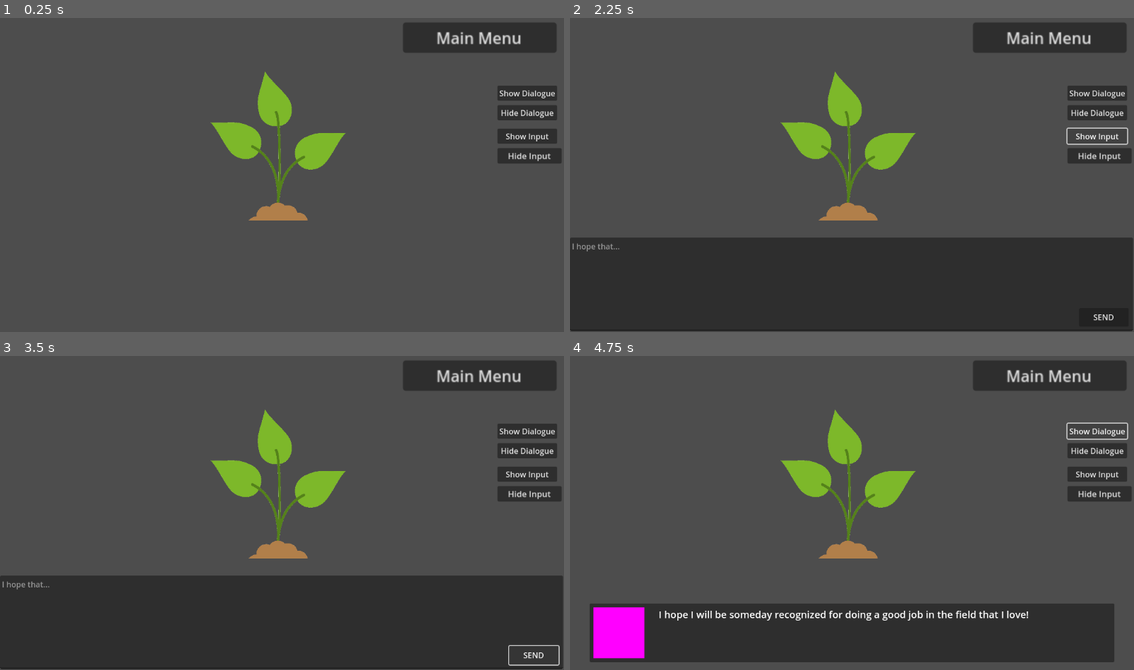
Above: before the commit, frames 1-4 (two rows, left to right).
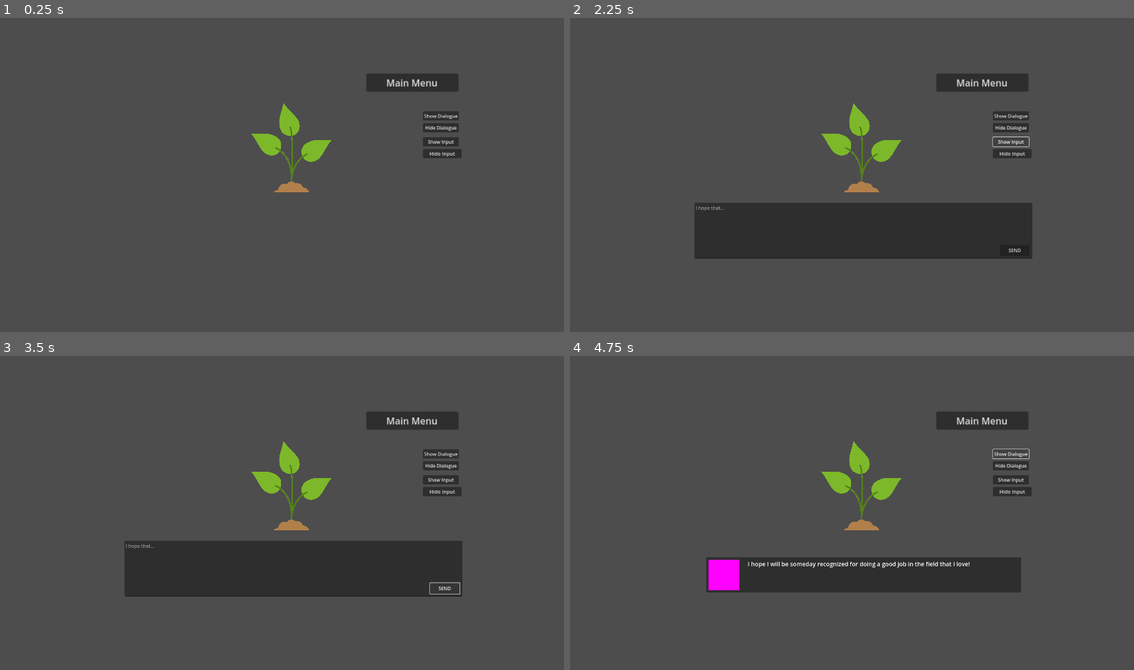
Above: after the commit, the same moments.

Repository: gringames/fem-devs-jam-24
Game: Godot game, scene res://Game/game.tscn
The game is run twice, just before and just after one commit, with the same random seed, the same clock (stepped at 60 frames per second) and the same inputs.
Inputs:
- Up to frame 1 (0.25 s): no input
- Up to frame 2 (2.25 s): click "Show Dialogue" at 0.5 s; click "Hide Dialogue" at 1.25 s; click "Show Input" at 2 s
- Up to frame 3 (3.5 s): click "SEND" at 2.75 s
- Up to frame 4 (4.75 s): click "Hide Input" at 3.5 s; click "Show Dialogue" at 4.25 s

The runs differ from the first frame. In frame 1, 8.6% of the frame differs, in the area x 37-100%, y 1-65%; in frame 2, 40%, in the area x 0-100%, y 1-100%; in frame 3, 40%; in frame 4, 31%.

Commit message:
changed viewport size to 1920x1080

Diff:
--- a/femdevsjam24/Game/game.tscn
+++ b/femdevsjam24/Game/game.tscn
@@ -8,10 +8,12 @@
 [ext_resource type="PackedScene" uid="uid://d277a41su2sdk" path="res://Text/Box/text_box.tscn" id="6_rjoll"]
 
 [node name="Game" type="Node2D"]
+position = Vector2(424, 184)
 
 [node name="TextBox" parent="." instance=ExtResource("6_rjoll")]
 
 [node name="TextInput" parent="." instance=ExtResource("5_ue57g")]
+metadata/_edit_use_anchors_ = true
 
 [node name="MainMenuButton" type="Button" parent="."]
 anchors_preset = 1
@@ -28,6 +30,7 @@
 text = "Main Menu"
 script = ExtResource("3_k2dps")
 sceneToOpenPath = "res://menus/main_menu.tscn"
+metadata/_edit_use_anchors_ = true
 
 [node name="ButtonShowBox" type="Button" parent="."]
 offset_left = 1016.0
@@ -35,6 +38,7 @@
 offset_right = 1138.0
 offset_bottom = 175.0
 text = "Show Dialogue"
+metadata/_edit_use_anchors_ = true
 
 [node name="ButtonHideBox" type="Button" parent="."]
 offset_left = 1016.0
@@ -42,6 +46,7 @@
 offset_right = 1138.0
 offset_bottom = 215.0
 text = "Hide Dialogue"
+metadata/_edit_use_anchors_ = true
 
 [node name="ButtonShowInput" type="Button" parent="."]
 offset_left = 1016.0
@@ -49,6 +54,7 @@
 offset_right = 1138.0
 offset_bottom = 263.0
 text = "Show Input"
+metadata/_edit_use_anchors_ = true
 
 [node name="ButtonHideInput" type="Button" parent="."]
 offset_left = 1016.0
@@ -57,6 +63,7 @@
 offset_bottom = 303.0
 scale = Vector2(1.07534, 1.01248)
 text = "Hide Input"
+metadata/_edit_use_anchors_ = true
 
 [node name="Plant" parent="." instance=ExtResource("6_ownbs")]
 position = Vector2(568, 280)
--- a/femdevsjam24/project.godot
+++ b/femdevsjam24/project.godot
@@ -20,6 +20,11 @@
 EventBus="*res://global/event_bus.gd"
 Hopes="*res://global/hopes.gd"
 
+[display]
+
+window/size/viewport_width=1920
+window/size/viewport_height=1080
+
 [input]
 
 click={
